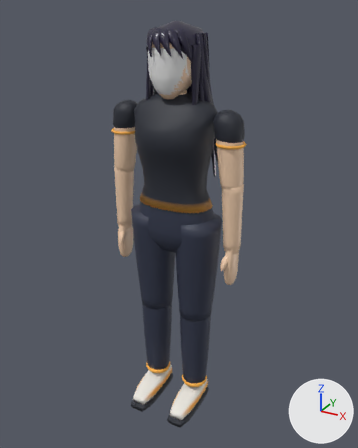
The glTF model newgame/refs/characters/f.glb, before and after one commit.
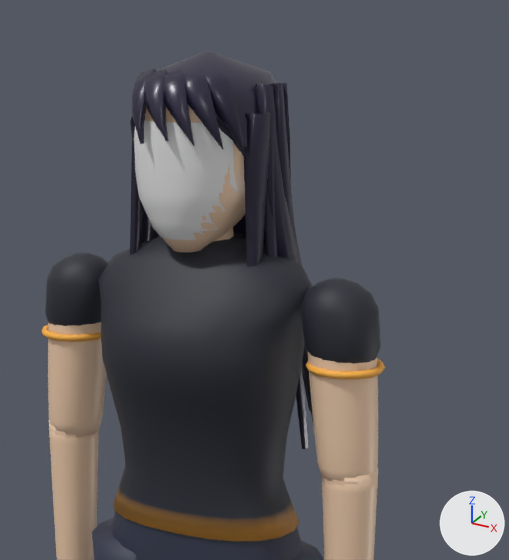
Each version is shown whole from a 50 mm camera at (0.938, -1.675, 1.742) aimed at (0.003, 0.025, 0.892), then close up on the part from 27% to 82% of the width and 0% to 49% of the height. Arrows for +X, +Y and +Z are at lower right; the lights stay in place. The last two pictures show the newer version. Where no turn or scale is listed for an object, it has been applied to the vertices. Vertices at exactly the same position are counted once.

In view in the first close-up: 'Body_Chest', 'Body_Head', 'Body_Hips', 'Body_LowerArm_L', 'Body_LowerArm_R', 'Body_UpperArm_L', 'Body_UpperArm_R', 'Body_UpperLeg_R', 'Face_Main', 'Hair_Main' and 2 more.
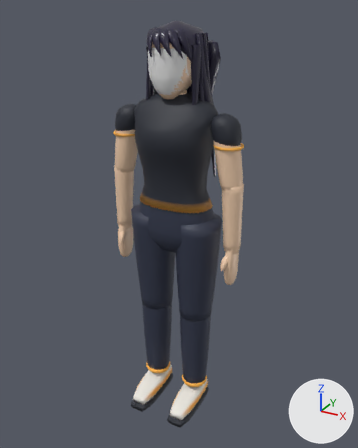
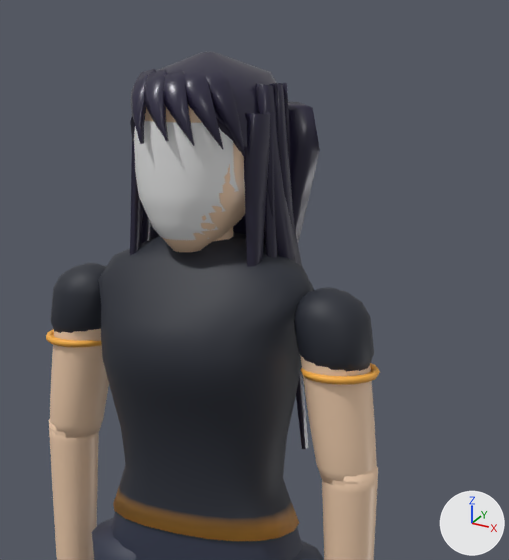
Where the change shows, as pixel boxes [x1, y1, x2, y2] in the close-ups (509 x 560 px; the box of a moved part takes in the faces that stretch with it):
'Hair_Main', reshaped: before [130, 52, 314, 449]; after [130, 52, 320, 449]
'Body_UpperArm_L', reshaped: before [301, 278, 385, 482]; after [294, 288, 380, 485]
'Body_UpperArm_R', reshaped: before [42, 253, 108, 437]; after [46, 263, 109, 438]
part 1 of me_mesh_1, added: after [288, 101, 320, 243]
part 2 of me_mesh_6, moved or reshaped: before [308, 352, 378, 482]; after [300, 355, 377, 485]
part 3 of me_mesh_6, moved or reshaped: before [301, 278, 381, 364]; after [294, 288, 374, 372]
part 4 of me_mesh_6, moved or reshaped: before [306, 359, 385, 380]; after [301, 363, 380, 385]
part 5 of me_mesh_9, moved or reshaped: before [48, 322, 106, 437]; after [50, 329, 109, 438]
part 6 of me_mesh_9, moved or reshaped: before [45, 253, 108, 326]; after [51, 263, 106, 333]
part 7 of me_mesh_9, moved or reshaped: before [42, 325, 101, 342]; after [46, 329, 102, 347]

Patch to the scene script:
```diff
--- a/newgame/refs/characters/f.glb.py
+++ b/newgame/refs/characters/f.glb.py
@@ me_mesh_1 @@
 # used by ob_hair_main; location = (0.0, 0.0, 1.52)
-me_mesh_1.from_pydata(...)  # 1001 vertices, 1908 faces; spans x -0.163..0.163, y -0.129..0.201, z -0.441..0.174
+me_mesh_1.from_pydata(...)  # 1059 vertices, 2020 faces; spans x -0.163..0.163, y -0.129..0.201, z -0.441..0.174
+# me_mesh_1 part 1: a new loose piece of 58 vertices spanning x -0.116..0.116, y 0.113..0.189, z -0.421..0.104, in mat_hair
 me_mesh_1.materials.append(mat_hair)
@@ me_mesh_6 @@
 # used by ob_body_upperarm_l; location = (0.24, 0.0, 1.4)
-me_mesh_6.from_pydata(...)  # 359 vertices, 696 faces; spans x -0.072..0.054, y -0.058..0.058, z -0.31..-0.003
+me_mesh_6.from_pydata(...)  # 359 vertices, 696 faces; spans x -0.085..0.05, y -0.058..0.058, z -0.31..-0.018
+# me_mesh_6 part 2: the loose piece of 128 vertices spanning x -0.063..0.051, y -0.049..0.049, z -0.31..-0.045 is multiplied about its middle by the matrix ((1.0, 0.0, -0.053), (0.0, 1.0, 0.0), (0.0, 0.0, 0.943)), then moved by (-0.007, 0.0, -0.008)
+# me_mesh_6 part 3: the loose piece of 128 vertices spanning x -0.072..0.045, y -0.054..0.054, z -0.139..-0.003 is multiplied about its middle by the matrix ((1.0, 0.0, -0.046), (0.0, 1.0, 0.0), (0.0, 0.0, 0.95)), then moved by (-0.011, 0.0, -0.012)
+# me_mesh_6 part 4: the loose piece of 103 vertices spanning x -0.062..0.054, y -0.058..0.058, z -0.132..-0.122 is moved by (-0.008, 0.0, -0.008)
 me_mesh_6.materials.append(mat_skin)
@@ me_mesh_9 @@
 # used by ob_body_upperarm_r; location = (-0.24, 0.0, 1.4)
-me_mesh_9.from_pydata(...)  # 359 vertices, 696 faces; spans x -0.054..0.072, y -0.058..0.058, z -0.31..-0.003
+me_mesh_9.from_pydata(...)  # 359 vertices, 696 faces; spans x -0.05..0.085, y -0.058..0.058, z -0.31..-0.018
+# me_mesh_9 part 5: the loose piece of 128 vertices spanning x -0.051..0.063, y -0.049..0.049, z -0.31..-0.045 is multiplied about its middle by the matrix ((1.0, 0.0, 0.053), (0.0, 1.0, 0.0), (0.0, 0.0, 0.943)), then moved by (0.007, 0.0, -0.008)
+# me_mesh_9 part 6: the loose piece of 128 vertices spanning x -0.045..0.072, y -0.054..0.054, z -0.139..-0.003 is multiplied about its middle by the matrix ((1.0, 0.0, 0.046), (0.0, 1.0, 0.0), (0.0, 0.0, 0.95)), then moved by (0.011, 0.0, -0.012)
+# me_mesh_9 part 7: the loose piece of 103 vertices spanning x -0.054..0.062, y -0.058..0.058, z -0.132..-0.122 is moved by (0.008, 0.0, -0.008)
 me_mesh_9.materials.append(mat_skin)
```
